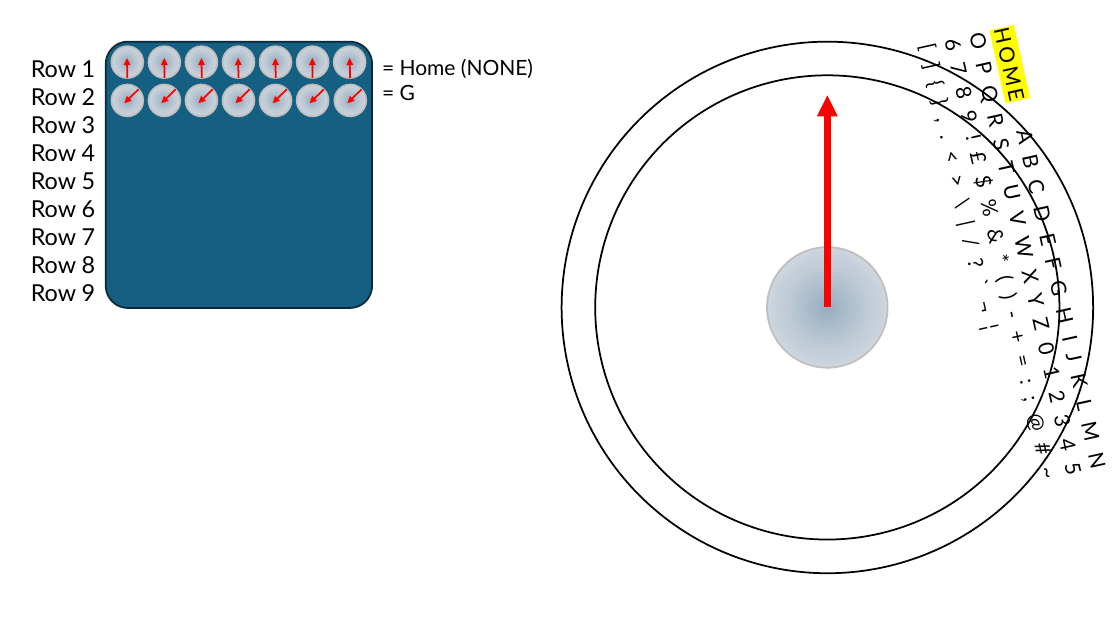
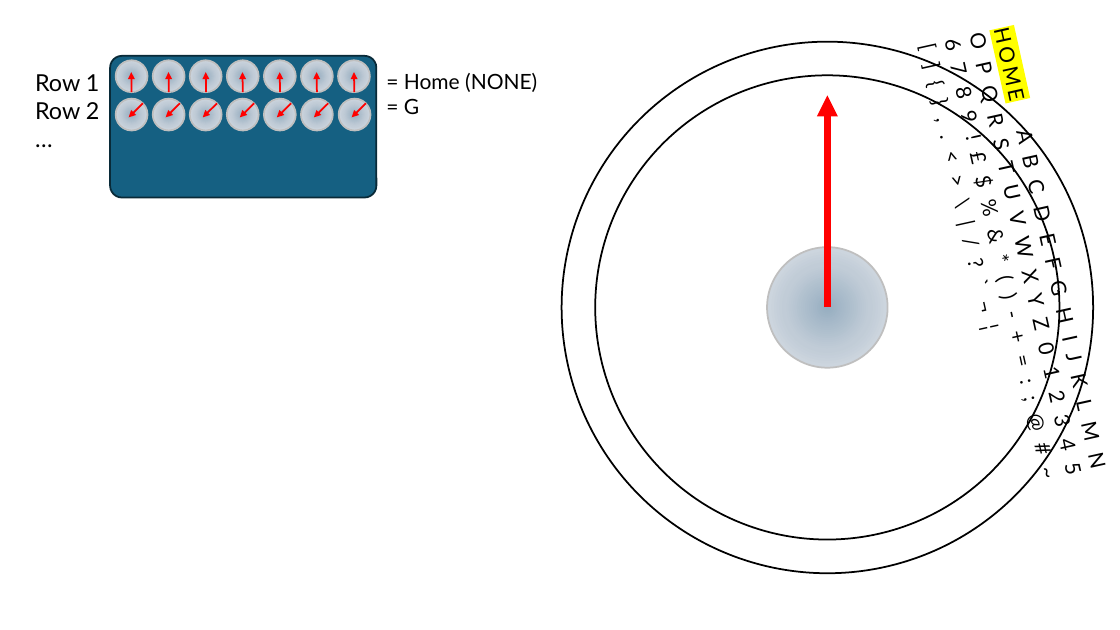
Before and after one commit to DansDesigns/EMT, a slide deck: slide 1 of qemt_designs.pptx. Drawn at 1120x630 pixels with LibreOffice and Linux fonts; fonts in the diff are those of the drawing. Boxes give left, top, right and bottom in pixels: in the first picture for what was removed or moved away, otherwise in the second. Text is boxed around its words. In the diff, an @@ line names an element or a change of style, - is before the commit and + after.

```diff
--- a/qemt_designs.pptx
+++ b/qemt_designs.pptx
@@ rounded rectangle: place and size @@
-rounded rectangle at <box>106,42,372,308</box>
+rounded rectangle at <box>110,55,376,197</box>
@@ text "Row 1": place and size @@
-text "Row 1" at <box>31,60,96,301</box>
+text "Row 1" at <box>35,74,100,119</box>
@@ text at <box>31,116,96,301</box>: text changed @@
-Row 3
-Row 4
-Row 5
-Row 6
-Row 7
-Row 8
-Row 9
+…
@@ 14 ellipses, 14 arrows, 1 text: place and size @@
-14 ellipses, 14 arrows, 1 text at <box>112,46,533,117</box>
+14 ellipses, 14 arrows, 1 text at <box>116,60,537,130</box>
```
Also in this commit, not shown: 6 other files.
